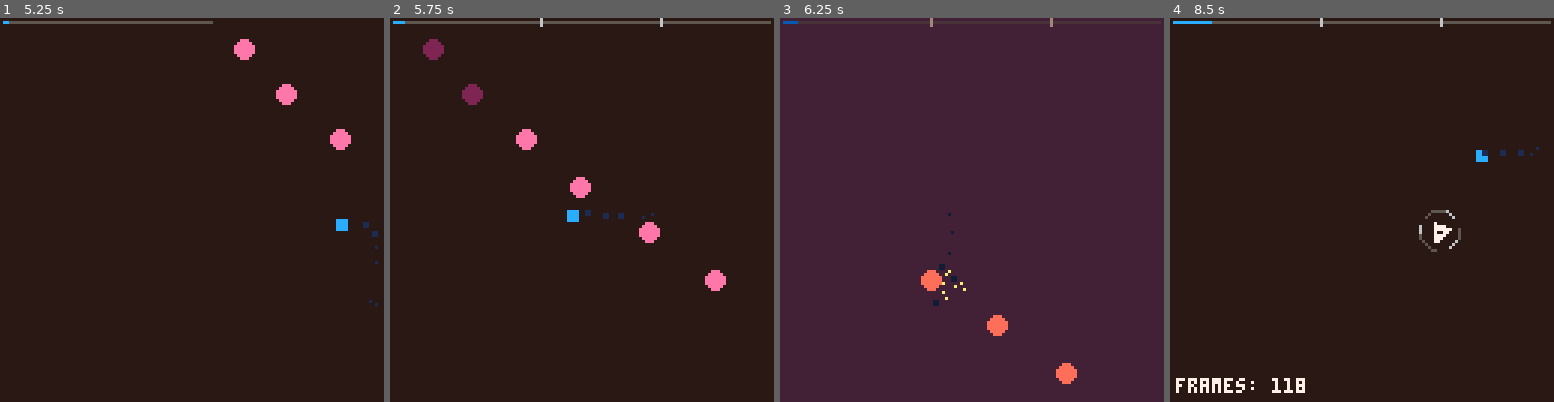
Above: before the commit, frames 1-4 (left to right).
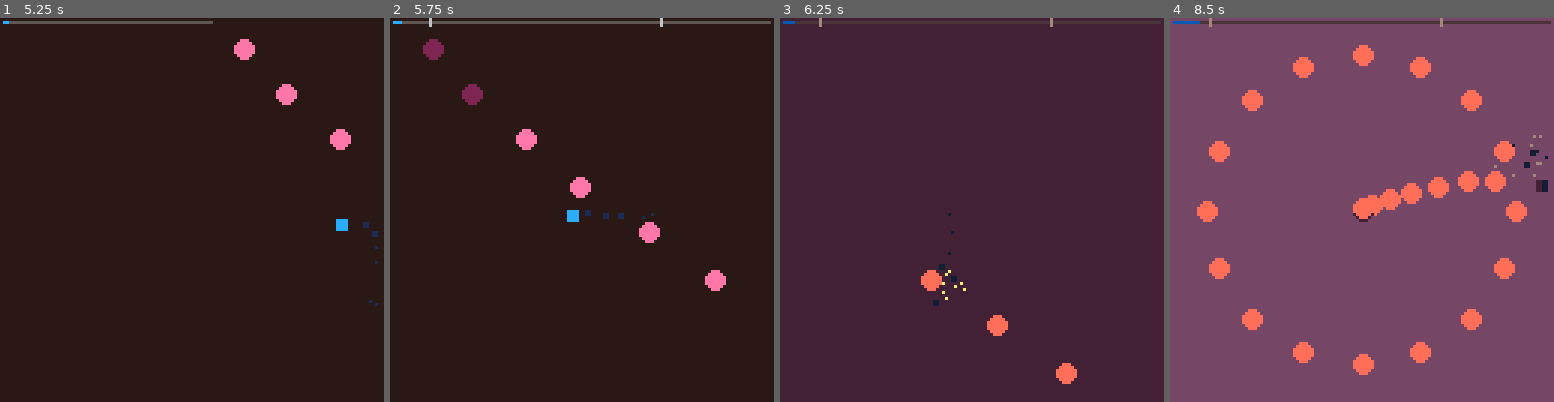
Above: after the commit, the same moments.

Repository: kastlev/tiny-shapes-and-beats
Game: PICO-8 cartridge tiny_beats_and_shapes.p8
Same seed, same stepped clock (60 frames per second), same inputs: the game is played once before the commit and once after it.
Inputs:
- Up to frame 1 (5.25 s): tap X (X key) at 0.33, 1.07, 1.85, 2.97, 4.08, 5.2 s; tap O (Z key) at 0.7, 1.7, 2.1, 2.5, 2.9, 3.3, 3.7, 4.1, 4.5, 4.9 s; hold Right 1.6-2.1 s; hold Up 2.15-2.42 s; hold Right 2.47-3.03 s; hold Left 3.08-3.58 s; hold Down 3.63-3.97 s; hold Right 4.02-4.68 s; hold Up 4.73-5.03 s; hold Left from 5.08 s (still down)
- Up to frame 2 (5.75 s): tap O (Z key) at 5.3, 5.7 s; release Left at 5.68 s; hold Down from 5.73 s (still down)
- Up to frame 3 (6.25 s): release Down at 6.03 s; hold Right from 6.08 s (still down); tap O (Z key) at 6.1 s
- Up to frame 4 (8.5 s): tap X (X key) at 6.32, 7.43 s; tap O (Z key) every 0.4 s from 6.5 to 8.1 s; release Right at 6.58 s; hold Right 6.63-7.13 s; hold Up 7.18-7.45 s; hold Right 7.5-8.07 s; hold Left from 8.12 s (still down)

Frame 1 is identical in both runs. In frame 2, less than 0.1% of the frame differs, in the area x 3-40%, y 0-3%; in frame 3, less than 0.1%; in frame 4, 100%, in the area x 0-100%, y 0-100%.

Commit message:
simplified

Diff:
--- a/src/common/utils.lua
+++ b/src/common/utils.lua
@@ -63,24 +63,28 @@
   end
 end
 
+function _kv_parts(parts)
+    local t = {}
+    for pair in all(parts) do
+        local kv = split(pair, "=")
+        local k, v = kv[1], kv[2]
+        if v == "true" then v = true
+        elseif v == "false" then v = false
+        elseif tonum(v) then v = tonum(v)
+        elseif _ENV[v] ~= nil then v = _ENV[v]
+        end
+        t[k] = v
+    end
+    return t
+end
+
 function run(str)
     local last
     for call in all(split(str, "/")) do
         local parts = split(call, ";")
         local fname = parts[1]
         deli(parts, 1)
-        local cfg = {}
-        for pair in all(parts) do
-            local kv = split(pair, "=")
-            local k, v = kv[1], kv[2]
-            if v == "true" then v = true
-            elseif v == "false" then v = false
-            elseif tonum(v) then v = tonum(v)
-            elseif _ENV[v] ~= nil then v = _ENV[v]
-            end
-            cfg[k] = v
-        end
-        last = _ENV[fname](cfg)
+        last = _ENV[fname](_kv_parts(parts))
     end
     return last
 end
--- a/src/enemies.lua
+++ b/src/enemies.lua
@@ -91,7 +91,7 @@
       size = e.burst_size,
       duration_frames = e.burst_duration_frames,
       color = e.burst_color,
-      shape = e.burst_shape
+      shape = e.burst_shape,
     }
   )
 end
--- a/src/enemy_types.lua
+++ b/src/enemy_types.lua
@@ -110,33 +110,8 @@
     end
 end
 
-function bullet_emitter(x, y, target_x, target_y, params)
-    params = params or {}
-    return spawn(
-        params.enemy_type or E_BULLET, x, y, {
-            size = params.size or 4,
-            color = params.color,
-            shape = params.shape,
-            warning = false,
+EMIT_DEFAULT = "enemy_type=E_CIRCLE;size=4;warning=false;ease_move=out_quad;duration_frames=30;hold_frames=20;flicker=true;burst=true"
 
-            target_x = target_x,
-            target_y = target_y,
-            ease_move = params.ease_move or "out_quad",
-            duration_frames = params.duration_frames or 30,
-            hold_frames = params.hold_frames or 20,
-
-            flicker = true,
-            flicker_colors = params.flicker_colors,
-            flicker_rate = params.flicker_rate,
-
-            burst = true,
-            burst_count = params.burst_count,
-            burst_speed = params.burst_speed,
-            burst_size = params.burst_size,
-            burst_color = params.burst_color,
-            burst_duration_frames = params.burst_duration_frames,
-            burst_angle_offset = params.burst_angle_offset or rnd(1),
-            burst_shape = params.burst_shape
-        }
-    )
+function emit(cfg)
+    return spw(_merge(_kv_parts(split(EMIT_DEFAULT, ";")), cfg or {}))
 end
--- a/src/game.lua
+++ b/src/game.lua
@@ -80,7 +80,6 @@
 end
 
 function _do_respawn()
-	bg_color_base = BG_COLOR_DEFAULT
 	camera()
 	death_sequence_started = false
 	enemies = {}
@@ -90,21 +89,15 @@
 	active_checkpoint_markers = {}
 	orb = nil
 
-	callfromstring"init_player/init_hitstop/init_camera/init_screen_flash/init_particle"
+	callfromstring "init_player/init_hitstop/init_camera/init_screen_flash/init_particle"
 
-	level_progress_frame = last_respawn_frame
 	local target_frame = last_respawn_frame
-	local saved_frac = level_total_frames > 0 and (target_frame / level_total_frames) or 0
 
-	for ck in all(checkpoints) do
-		ck.hit = ck.frac <= saved_frac
-	end
-
-	level_card_state = "done"
 	run_level(current_level)
 
 	local sim_frame = 0
 	while sim_frame < target_frame do
+		_update_card()
 		for co in all(active_patterns) do
 			if costatus(co) != "dead" then
 				coresume(co)
@@ -114,7 +107,21 @@
 		sim_frame += 1
 	end
 
+	local saved_frac = level_total_frames > 0 and (target_frame / level_total_frames) or 0
+	level_progress_frame = target_frame
+	last_respawn_frame = target_frame
+	level_started = true
+	level_card_state = "done"
+	level_card_position_x = 200
+
+	bg_color_base = BG_COLOR_DEFAULT
+	for ck in all(checkpoints) do
+		ck.hit = ck.frac <= saved_frac
+		if ck.hit and ck.color then
+			bg_color_base = ck.color
+		end
+	end
+
 	checkpoint_fast_forward_frames = 0
-	callfromstring"start_reveal,64,64,10"
-
+	callfromstring "start_reveal,64,64,10"
 end
--- a/src/hud.lua
+++ b/src/hud.lua
@@ -1,5 +1,5 @@
-HUD_X, HUD_Y, HUD_W, level_final_frames, checkpoint_marker_speed, card_timer = unpack(split"1,1,125,0,1.5,0")
-CARD_W, CARD_H, CARD_DISPLAY_TIME, CARD_REVEAL_FRAC, CART_SPEED_IN, CART_SPEED_OUT, ORB_R, ORB_HR  = unpack(split"72,14,30,1,0.2,0.07,5,8")
+HUD_X, HUD_Y, HUD_W, level_final_frames, checkpoint_marker_speed, card_timer = unpack(split "1,1,125,0,1.5,0")
+CARD_W, CARD_H, CARD_DISPLAY_TIME, CARD_REVEAL_FRAC, CART_SPEED_IN, CART_SPEED_OUT, ORB_R, ORB_HR = unpack(split "72,14,30,1,0.2,0.07,5,8")
 
 function hud_start(total_f, checkpoint_list, song, lvl)
     level_total_frames = total_f
@@ -9,7 +9,13 @@
 
     for _, f in pairs(checkpoint_list or {}) do
         if type(f) == "table" then
-            add(checkpoints, { frac = f[1], color = f[2], hit = false })
+            add(
+                checkpoints, {
+                    frac = f.frac or f[1],
+                    color = f.color or f[2],
+                    hit = false
+                }
+            )
         else
             add(checkpoints, { frac = f, color = nil, hit = false })
         end
@@ -21,6 +27,9 @@
     level_card_position_x = 128 + CARD_W
     orb = nil
     waves = {}
+    printh("frac=" .. tostr(frac), "debug.txt")
+    printh("current=" .. tostr(current), "debug.txt")
+    printh("total=" .. tostr(total), "debug.txt")
 end
 
 function update_hud()
@@ -34,6 +43,8 @@
 
     local frac = level_progress_frame / level_total_frames
     for ck in all(checkpoints) do
+        printh("frac=" .. tostr(frac), "debug.txt")
+        printh("ck.frac=" .. tostr(ck.frac), "debug.txt")
         if not ck.hit and frac >= ck.frac then
             ck.hit = true
             add(active_checkpoint_markers, { x = 130, frac = ck.frac, color = ck.color })
--- a/src/levels.lua
+++ b/src/levels.lua
@@ -7,7 +7,14 @@
 end
 
 function level_setup(cfg)
-  hud_start(cfg.total_frames, cfg.checkpoints, cfg.song, cfg.name)
+  local checkpoints = {}
+  for i = 1, 4 do
+    local frac = cfg["point" .. i]
+    if frac then
+      add(checkpoints, { frac = frac, color = cfg["point" .. i .. "_color"] })
+    end
+  end
+  hud_start(cfg.total, checkpoints, cfg.song, cfg.name)
   wait_for_card()
 end
 
@@ -19,34 +26,32 @@
 end
 
 function level_1()
-  level_setup {
-    name = "lvl 1", song = "waves",
-    total_frames = 1142, checkpoints = { { 0.4, C_DARK_PINK }, { 0.72, C_LAVENDER } }
-  }
-  run("spw_loop;pattern=column;column_x=140;parallel=true;stagger=5;n=8;enemy_type=E_BULLET;vx=-4.5;size=3;duration_frames=30")-- con col_x=190 nunca aparece, con col_x=140 si aparece, cual es el limite?, si quisiera que aparesca una sola bola gitante delmamaño dela pantalla del otroo lado no podria sin que se viera antes
-  -- run("spw_loop;pattern=circle;n=16;radius=60;parallel=true;target_x=64;target_y=64;duration_frames=400;size=3")-- falta un ;wait_frames=10; una api que lo haga posible, una duda esta bien que target_x=64;target_y la velocidad a la que llega dependa de duration_frames=40? creo que si no porque si llega al target y lo pongo en x posicion tendria que calcular cuandtos frames llega ahi para poner manualmente duracion frames, y asignar manualmente una velocidad, siquiesiera que siguiera un rato mas podria poner un hold_frames, solo que me hacia esa pregunta de si era intuitivo
-  -- run("spw_loop;pattern=point;n=16;parallel=true;stagger=5;chase=true;chase_speed=2.6;duration_frames=140;size=3")
-  -- run("spw_loop;pattern=row;n=20;random=true;parallel=true;stagger=5;vy=1.8;duration_frames=100;size=3")
-  -- run("spw;vx=1.8;vy=1.8;duration_frames=300;size=3;bounce=true")
-  -- run("spw_loop;pattern=column;margin=40;n=6;parallel=true;vx=1.8;duration_frames=140;size=3")
-  -- run("spw_loop;pattern=point;x=-4;y=64;enemy_type=E_LINE_BI;n=8;parallel=true;stagger=30;duration_frames=140;len=128;size=5;vx=1.8;ang=0.75")
-  -- run("spw_loop;pattern=perimeter;random=true;radius=50;n=16;parallel=true;stagger=5;chase=true;chase_speed=1.6;duration_frames=140;size=3")
-  -- -- run("spw_loop;n=8;size=8;near_player=true;near_range=0;delay_move=10;chase=true;chase_speed=1.9;duration_frames=100")
-  -- run("spw_loop;n=8;size=1;size_max=200;fill=false;grow_px=1.8;duration_frames=60;warning_time=10;spawn_interval=15;n=6")
-  -- run"spw;enemy_type=E_CROSS;size=1;x=64;y=64;ang_vel=0.01;size_max=4;ease_grow=out_quad;duration_frames=60;burst=true;burst_count=10/wait_for_clear"
-  -- run"spw_loop;enemy_type=E_BULLET;count=8;size=1;size_max=4;burst=true;burst_count=10;warning_time=30"
-  -- callfromstring"bullet_emitter,-1,40,15,40/wait_frames,40/bullet_emitter,129,80,119,80/wait_frames,25/bullet_emitter,-1,40,64,40/wait_frames,40/bullet_emitter,129,80,64,80/wait_frames,25"
-  -- -- run("spw_loop;pattern=perimeter;parallel=true;size=15;warning_time=40;n=8;delay_move=20;chase=true;chase_speed=1.6;duration_frames=100")
-  finish_level(64, 52)
+  run"level_setup;name=lvl 1;song=waves;total=1552;point1=0.1;point1_color=C_DARK_PINK;point2=0.72;point2_color=C_LAVENDER"
+  run"spw_loop;pattern=column;column_x=140;parallel=true;stagger=5;n=8;enemy_type=E_BULLET;vx=-4.5;size=3;duration_frames=30"
+  run"spw_loop;pattern=circle;n=16;radius=60;parallel=true;target_x=64;target_y=64;duration_frames=400;size=3"
+  run"spw_loop;pattern=point;n=16;parallel=true;stagger=5;chase=true;chase_speed=2.6;duration_frames=140;size=3"
+  run"spw_loop;pattern=row;n=20;random=true;parallel=true;stagger=5;vy=1.8;duration_frames=100;size=3"
+  run"spw;vx=1.8;vy=1.8;duration_frames=300;size=3;bounce=true"
+  run"spw_loop;pattern=column;margin=40;n=6;parallel=true;vx=1.8;duration_frames=140;size=3"
+  run"spw_loop;pattern=point;x=-4;y=64;enemy_type=E_LINE_BI;n=8;parallel=true;stagger=30;duration_frames=140;len=128;size=5;vx=1.8;ang=0.75"
+  run"spw_loop;pattern=perimeter;random=true;radius=50;n=16;parallel=true;stagger=5;chase=true;chase_speed=1.6;duration_frames=140;size=3"
+  run("spw_loop;n=8;size=8;near_player=true;near_range=0;delay_move=10;chase=true;chase_speed=1.9;duration_frames=100")
+  run"spw_loop;n=8;size=1;size_max=200;fill=false;grow_px=1.8;duration_frames=60;warning_time=10;spawn_interval=15;n=6"
+  run"spw;enemy_type=E_CROSS;size=1;x=64;y=64;ang_vel=0.01;size_max=4;ease_grow=out_quad;duration_frames=60;burst=true;burst_count=10/wait_for_clear"
+  run"spw_loop;enemy_type=E_BULLET;count=8;size=1;size_max=4;burst=true;burst_count=10;warning_time=30"
+  run"emit;x=-1;y=40;target_x=15;target_y=40/wait_frames;n=40/emit;x=129;y=80;target_x=119;target_y=80"
+  run("spw_loop;pattern=perimeter;parallel=true;size=15;warning_time=40;n=8;delay_move=20;chase=true;chase_speed=1.6;duration_frames=100")
 end
 
 function level_2()
-  level_setup {
-    name = "level 2", song = "flux",
-    total_frames = 2100, checkpoints = { 0.25, 0.52, 0.78 }
-  }
+  -- level_setup {
+  --   name = "level 2", song = "flux",
+  --   total_frames = 2100, checkpoints = { 0.25, 0.52, 0.78 }
+  -- }
+  run"level_setup;name=lvl 2;song=flux;total=2100;point1=0.25;point1_color=C_DARK_PINK;point2=0.52;point2_color=C_LAVENDER;point3=0.78;point3_color=C_DARK_BLUE"
+  -- run"spw_loop;pattern=column;column_x=140;parallel=true;stagger=5;n=8;enemy_type=E_BULLET;vx=-4.5;size=3;duration_frames=30"
+  -- run"spw_loop;pattern=circle;n=16;radius=60;parallel=true;target_x=64;target_y=64;duration_frames=400;size=3"
+  -- run"spw_loop;pattern=point;n=16;parallel=true;stagger=5;chase=true;chase_speed=2.6;duration_frames=140;size=3"
 
-    spawn(E_BULLET, 118, 64, { count = 6, speed = 1.5 })
-
-  finish_level(64, 52)
+  spawn(E_BULLET, 118, 64, { count = 6, speed = 1.5 })
 end
--- a/src/patterns.lua
+++ b/src/patterns.lua
@@ -9,7 +9,10 @@
 
 function run_level(fn)
   active_patterns = {}
-  return meanwhile(fn)
+  return meanwhile(function()
+    fn()
+    finish_level(64, 52)
+  end)
 end
 
 function meanwhile(fn)
Not shown, added: debug.txt
